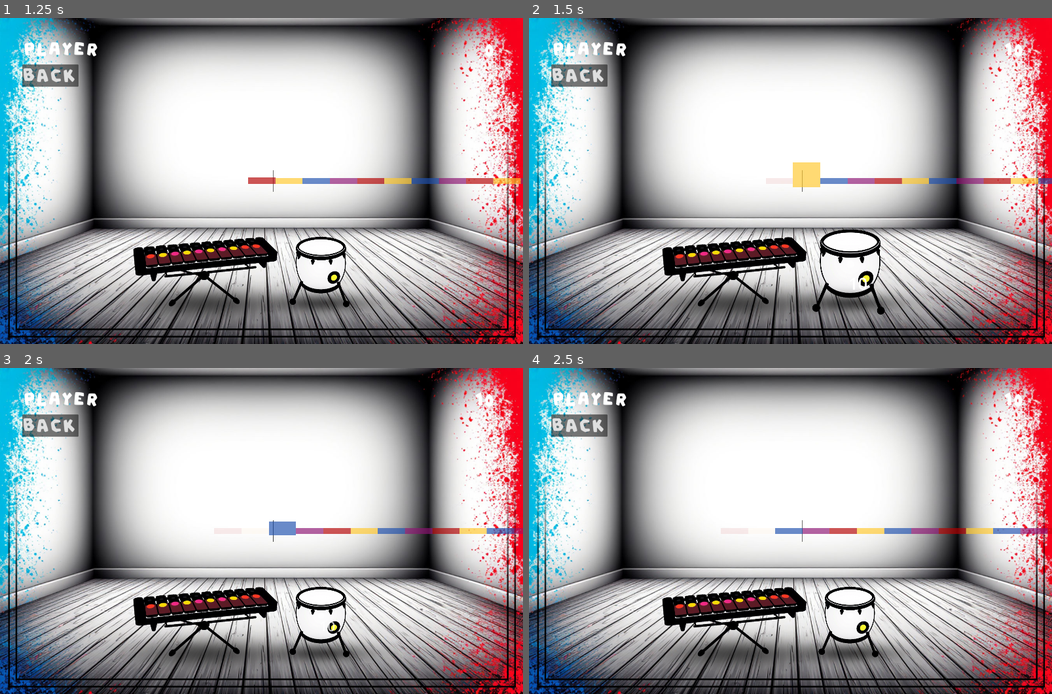
Above: before the commit, frames 1-4 (two rows, left to right).
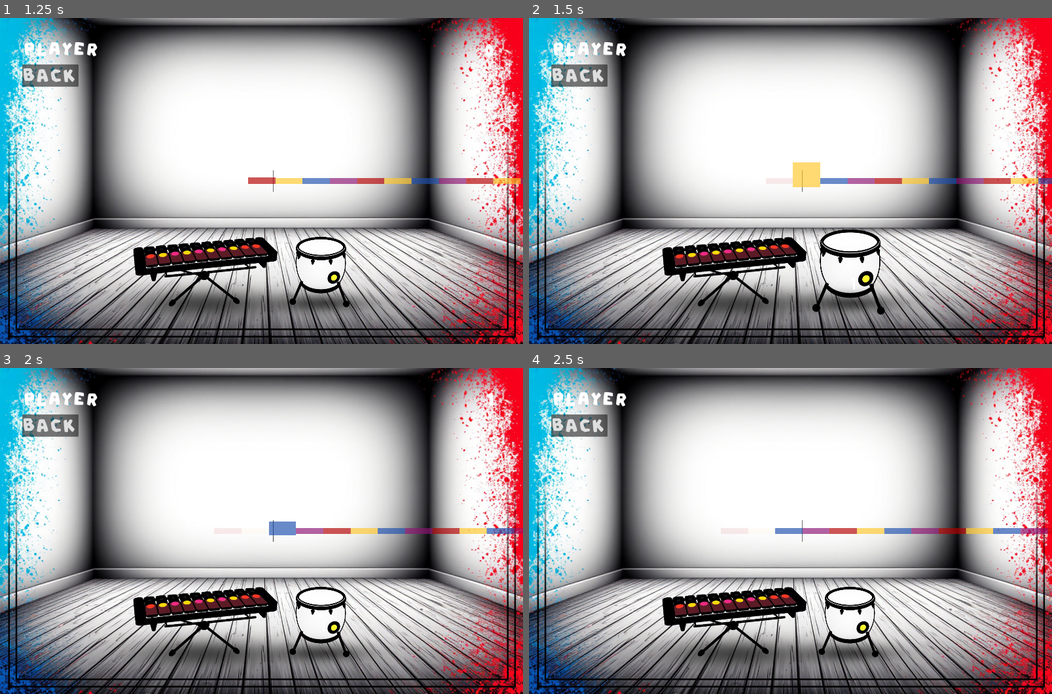
Above: after the commit, the same moments.

Repository: otumno/Bandgo
Game: Godot game, scene res://project/scenes/Game.tscn
Same seed, same stepped clock (60 frames per second), same inputs: the game is played once before the commit and once after it. This scene is started directly instead of the project's main scene.
Inputs (mouse positions are in pixels of both pictures, inside the frame that each line leads up to):
- Up to frame 1 (1.25 s): tap Enter at 0.5 s; move the mouse to (203, 255) at 0.52 s; click (203, 255) at 0.67 s
- Up to frame 2 (1.5 s): move the mouse to (848, 262) at 1.27 s; click (848, 262) at 1.42 s
- Up to frame 3 (2 s): no input
- Up to frame 4 (2.5 s): move the mouse to (842, 459) at 2.02 s; click (842, 459) at 2.17 s

Frame 1 is identical in both runs. In frame 2, less than 0.1% of the frame differs, in the area x 63-95%, y 7-84%; in frame 3, less than 0.1%, in the area x 62-95%, y 7-81%; in frame 4, less than 0.1%.

Commit message:
Stable before big system add

Diff:
--- a/project/scenes/Game.tscn
+++ b/project/scenes/Game.tscn
@@ -90,7 +90,6 @@
 sound_pattern = Array[AudioStream]([ExtResource("14_lpm4y"), ExtResource("15_qlf8t"), ExtResource("16_n55ws"), ExtResource("17_rbt3f")])
 first_click_sound = ExtResource("14_lpm4y")
 fail_sound = ExtResource("15_ftep8")
-combo_multipliers = Array[int]([1, 2, 2, 4, 4, 8, 8, 10, 12])
 input_keys = Array[String](["a"])
 score_popup_scene = ExtResource("19_rbt3f")
 
@@ -111,7 +110,6 @@
 sound_pattern = Array[AudioStream]([ExtResource("14_nooqs")])
 first_click_sound = ExtResource("14_nooqs")
 fail_sound = ExtResource("15_ftep8")
-combo_multipliers = Array[int]([2, 2, 4, 4, 8, 8, 10, 12])
 input_keys = Array[String](["ui_down"])
 score_popup_scene = ExtResource("19_rbt3f")
 
--- a/project/scenes/GlobalBalanceManagerScene.tscn
+++ b/project/scenes/GlobalBalanceManagerScene.tscn
@@ -4,3 +4,21 @@
 
 [node name="GlobalBalanceManagerScene" type="Node2D"]
 script = ExtResource("1_bvonl")
+instrument_settings = {
+"default": {
+"allow_multiple_hits": false,
+"combo_multipliers": [2, 2, 4, 4, 4, 8, 8, 10, 12],
+"combo_window_seconds": 2.0,
+"points_per_click": 1
+},
+"drum": {
+"allow_multiple_hits": true,
+"combo_multipliers": [2, 2, 4, 4, 8, 8, 10, 12],
+"points_per_click": 1
+},
+"xylophone": {
+"combo_multipliers": [1, 2, 3, 5, 8, 10, 12],
+"combo_window_seconds": 2.0,
+"points_per_click": 1
+}
+}
--- a/project/scripts/GlobalBalanceManager.gd
+++ b/project/scripts/GlobalBalanceManager.gd
@@ -1,13 +1,25 @@
 extends Node
 
 @export_category("Game Balance")
-@export var points_per_click: int = 1
-@export var in_rhythm_multiplier: int = 10
-@export var rhythm_window_before_ms: int = 100
-@export var rhythm_window_after_ms: int = 50
+@export var instrument_settings: Dictionary = {
+	"default": {
+		"points_per_click": 10,
+		"combo_window_seconds": 2.0,
+		"combo_multipliers": [1, 2, 3, 5, 8],  # Обычный массив, редактор сам определит тип
+		"allow_multiple_hits": false
+	},
+	"xylophone": {
+		"points_per_click": 15,
+		"combo_window_seconds": 1.5,
+		"combo_multipliers": PackedInt32Array([1, 2, 3, 5, 8, 10, 12])
+	},
+	"drum": {
+		"points_per_click": 8,
+		"allow_multiple_hits": true,
+		"combo_multipliers": PackedInt32Array([2, 2, 4, 4, 8, 8, 10, 12])
+	}
+}
+
 @export var upgrade_costs: Dictionary = {"speed": 100, "power": 200}
 @export var instrument_costs: Dictionary = {"guitar": 500, "drums": 800}
-@export var combo_multipliers: Array[int] = [1, 2, 3, 5, 10]
-@export var combo_pattern: Array[int] = [1, 1, 1, 1]
-@export var max_missed_beats_allowed: int = 3
-@export var combo_reset_message_delay_beats: int = 4
+@export var global_combo_pattern: Array[int] = [1, 1, 1, 1]
--- a/project/scripts/Instrument.gd
+++ b/project/scripts/Instrument.gd
@@ -2,16 +2,13 @@
 class_name Instrument
 
 @export_category("Sound Settings")
-@export var sound_pattern: Array[AudioStream]  # Переименовано с correct_sound_pattern
+@export var sound_pattern: Array[AudioStream]
 @export var first_click_sound: AudioStream
 @export var combo_sounds: Array[AudioStream]
-@export var fail_sound: AudioStream  # Добавлено объявление fail_sound
+@export var fail_sound: AudioStream
 
-@export_category("Gameplay Settings")
-@export var points_per_click: int = 10
-@export var combo_window_seconds: float = 2.0
-@export var combo_multipliers: Array[int] = [1, 2, 3, 5, 8]
-@export var allow_multiple_hits_per_beat: bool = false  # Опция для разрешения множественных нажатий в течении такта
+@export_category("Instrument Type")
+@export var instrument_type: String = "default"
 
 @export_category("Input Settings")
 @export var input_keys: Array[String]
@@ -25,6 +22,12 @@
 @export var max_scale_limit: float = 1.3
 @export var hit_particles: GPUParticles2D
 @export var combo_particles: GPUParticles2D
+
+# Balance settings (will be loaded from GlobalBalanceManager)
+var points_per_click: int
+var combo_window_seconds: float
+var combo_multipliers: Array = [1, 2, 3, 5, 8]  # Не указываем тип явно
+var allow_multiple_hits_per_beat: bool
 
 @onready var audio_player: AudioStreamPlayer = $AudioStreamPlayer
 @onready var sprite: Sprite2D = $Sprite2D
@@ -40,15 +43,20 @@
 var _beat_hit_status := {}
 
 func _ready():
+	_load_balance_settings()
 	_initialize_nodes()
 	_connect_signals()
 	base_scale = sprite.scale if sprite else Vector2.ONE
 	input_event.connect(_on_input_event)
 
-func _process(delta: float) -> void:
-	for key in input_keys:
-		if Input.is_action_just_pressed(key):
-			_handle_click()
+func _load_balance_settings():
+	var settings = GlobalBalanceManager.instrument_settings.get(instrument_type, {})
+	combo_multipliers = settings.get("combo_multipliers", [1, 2, 3, 5, 8]).duplicate()
+
+	points_per_click = settings.get("points_per_click", 10)
+	combo_window_seconds = settings.get("combo_window_seconds", 2.0)
+	combo_multipliers = Array(settings.get("combo_multipliers", PackedInt32Array([1, 2, 3, 5, 8])))
+	allow_multiple_hits_per_beat = settings.get("allow_multiple_hits", false)
 
 func _initialize_nodes():
 	if not audio_player:
@@ -76,12 +84,10 @@
 	var current_time = Time.get_ticks_msec()
 	var current_beat = bpm_manager.current_beat if bpm_manager else 0
 
-	# Проверка на множественные нажатия
 	if not allow_multiple_hits_per_beat and _beat_hit_status.get(current_beat, false):
 		_handle_fail_hit(true)
 		return
 
-	# Первая активация инструмента, если метроном ещё не запущен
 	if bpm_manager and not bpm_manager.is_playing:
 		bpm_manager.start_metronome()
 		if first_click_sound:
@@ -90,22 +96,17 @@
 		_emit_particles(true)
 		return
 
-	# Воспроизведение звука по паттерну
 	if sound_pattern.size() > 0:
 		_play_sound(sound_pattern[current_pattern_index])
 		current_pattern_index = (current_pattern_index + 1) % sound_pattern.size()
 
-	# Обработка комбо
 	_update_combo(current_time)
 	_play_visual_feedback()
 	_emit_particles(true)
-
-	# Начисление очков
 	_add_points(points_per_click * current_combo_multiplier)
 	_beat_hit_status[current_beat] = true
 
 func _on_beat(beat_number: int):
-	# Обновление текущего индекса паттерна при каждом такте
 	if sound_pattern.size() > 0:
 		current_pattern_index = beat_number % sound_pattern.size()
 	_beat_hit_status[beat_number] = false
